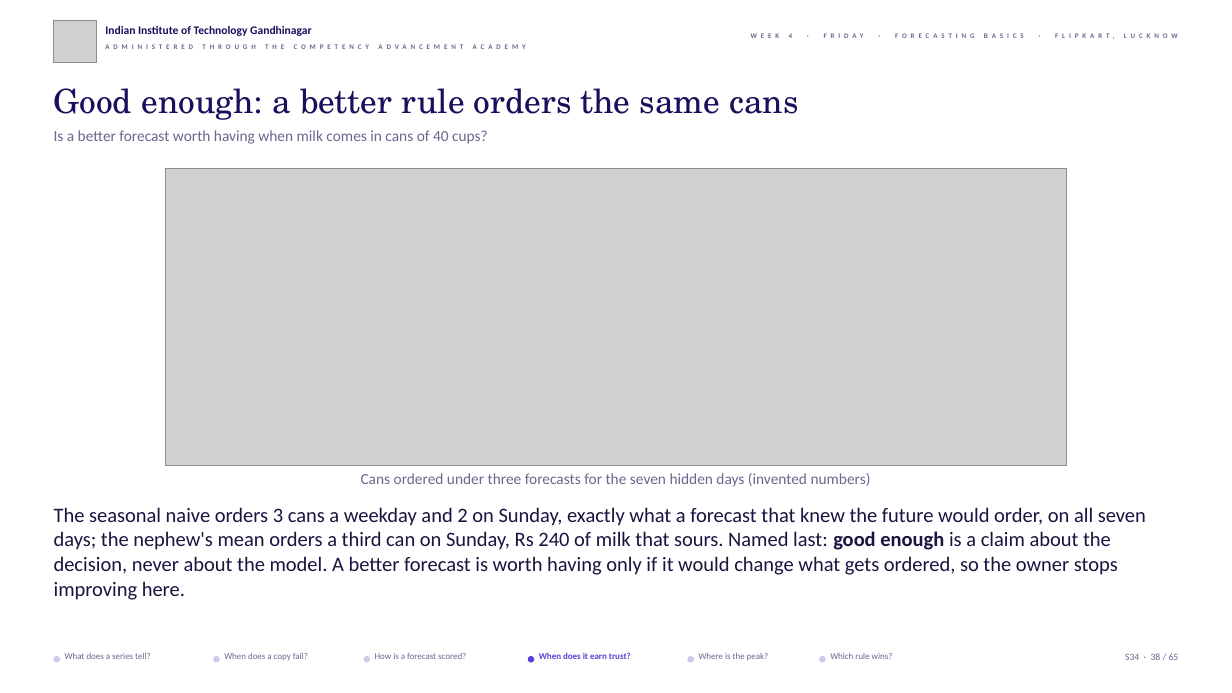
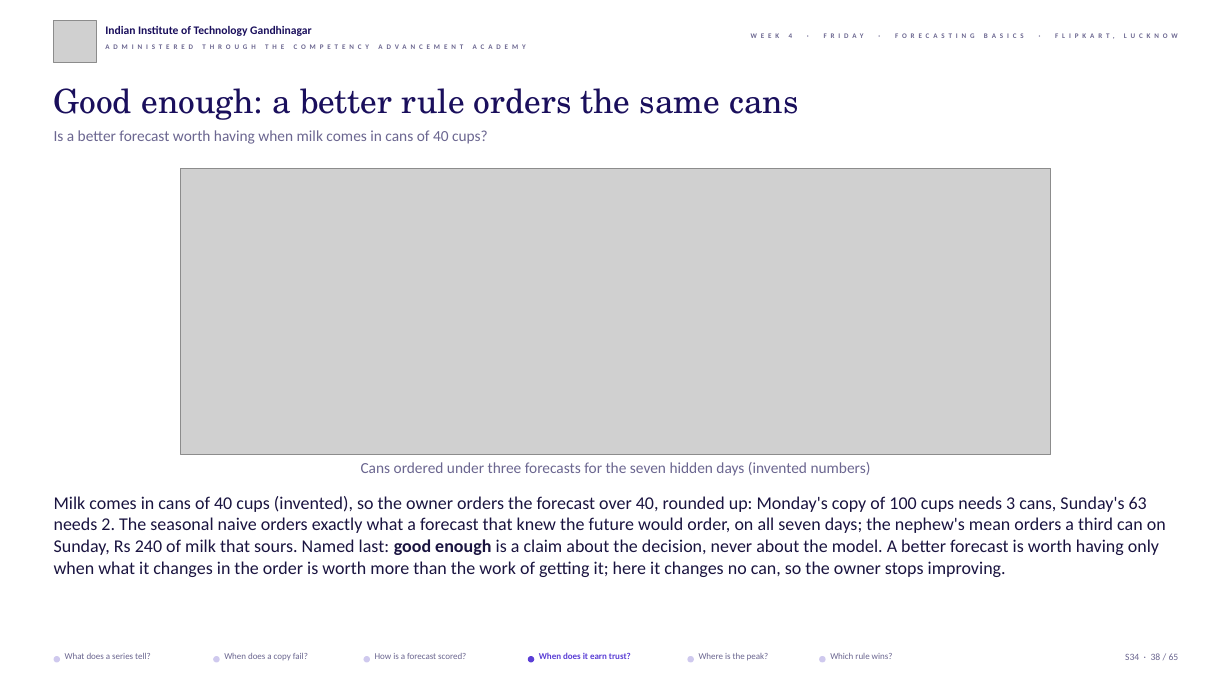
Before and after one commit to fde-academy-lab/c2-content-factory, a slide deck: slide 38 of content/W04/D5/slides/C2_W04_D05_half1_STUDENT.pptx. Drawn at 1232x693 pixels with LibreOffice and Linux fonts; fonts in the diff are those of the drawing; grey boxes stand for pictures; background and template pictures are left out. Boxes give left, top, right and bottom in pixels: in the first picture for what was removed or moved away, otherwise in the second. Text is boxed around its words. In the diff, an @@ line names an element or a change of style, - is before the commit and + after.

```diff
--- a/content/W04/D5/slides/C2_W04_D05_half1_STUDENT.pptx
+++ b/content/W04/D5/slides/C2_W04_D05_half1_STUDENT.pptx
@@ picture: place and size @@
-picture at (165, 168, 1067, 465)
+picture at (181, 168, 1052, 455)
@@ text "Cans ordered under three forecasts ...": place and size @@
-text "Cans ordered under three forecasts ..." at (361, 473, 871, 487)
+text "Cans ordered under three forecasts ..." at (361, 462, 871, 476)
@@ text at (54, 496, 1166, 577): text changed; size 16 to 14 pt @@
-The seasonal naive orders 3 cans a weekday and 2 on Sunday, exactly what a forecast that knew the future would order, on all seven days; the nephew's mean orders a third can on Sunday, Rs 240 of milk that sours. Named last: good enough is a claim about the decision, never about the model. A better forecast is worth having only if it would change what gets ordered, so the owner stops improving here.
+Milk comes in cans of 40 cups (invented), so the owner orders the forecast over 40, rounded up: Monday's copy of 100 cups needs 3 cans, Sunday's 63 needs 2. The seasonal naive orders exactly what a forecast that knew the future would order, on all seven days; the nephew's mean orders a third can on Sunday, Rs 240 of milk that sours. Named last: good enough is a claim about the decision, never about the model. A better forecast is worth having only when what it changes in the order is worth more than the work of getting it; here it changes no can, so the owner stops improving.
```
Also in this commit, not shown: 45 other slides changed, 5 other files.
